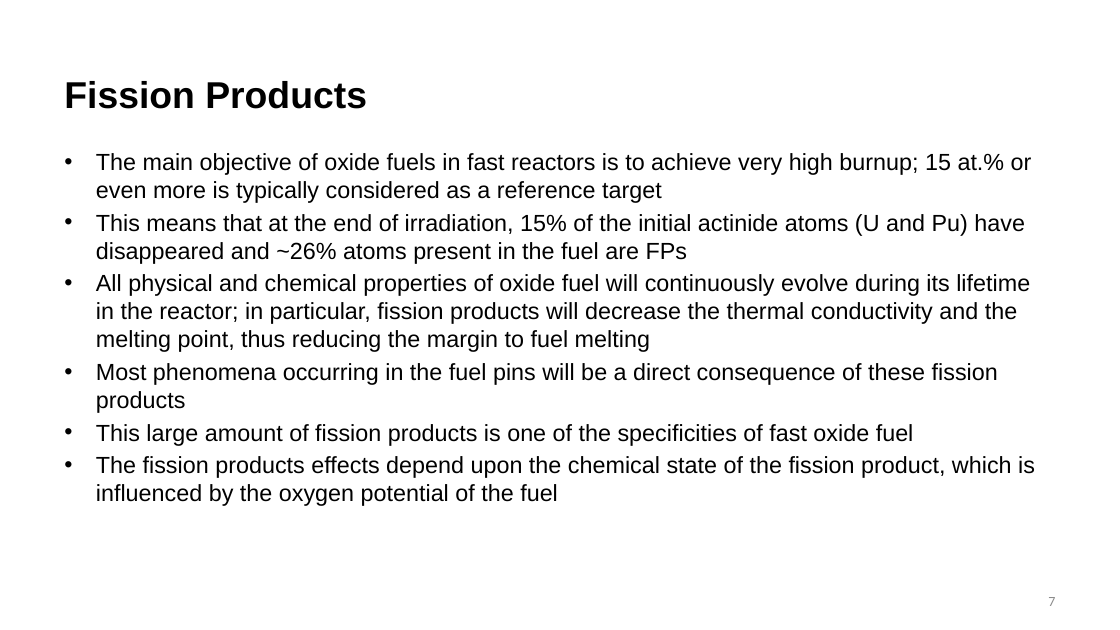
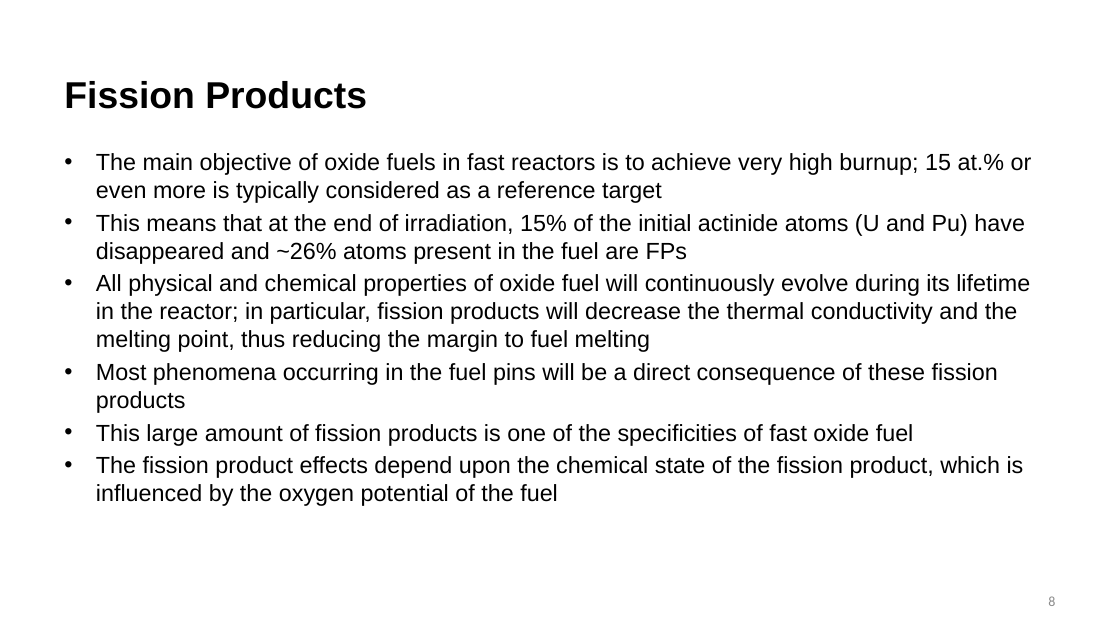
Before and after one commit to benbeeler/TEACHING, a slide deck: slide 8 of Nuclear_Fuel_Performance/NE533_Spring2026/Module4/Lec21_MOX.pptx (slide 7 before the commit). Drawn at 1120x630 pixels with LibreOffice and Linux fonts; fonts in the diff are those of the drawing; background and template pictures are left out. Boxes give left, top, right and bottom in pixels: in the first picture for what was removed or moved away, otherwise in the second. Text is boxed around its words. In the diff, an @@ line names an element or a change of style, - is before the commit and + after.

```diff
--- a/Nuclear_Fuel_Performance/NE533_Spring2026/Module4/Lec21_MOX.pptx
+++ b/Nuclear_Fuel_Performance/NE533_Spring2026/Module4/Lec21_MOX.pptx
@@ text at (x1=96, y1=456, x2=1024, y2=506): text changed @@
-• The fission products effects depend upon the chemical state of the fission product, which is influenced by the oxygen potential of the fuel
+• The fission product effects depend upon the chemical state of the fission product, which is influenced by the oxygen potential of the fuel
@@ page number at (x1=1048, y1=596, x2=1055, y2=606): text changed @@
-7
+8
```
Also in this commit, not shown: 7 other slides changed, 1 slide added, 9 other files.
